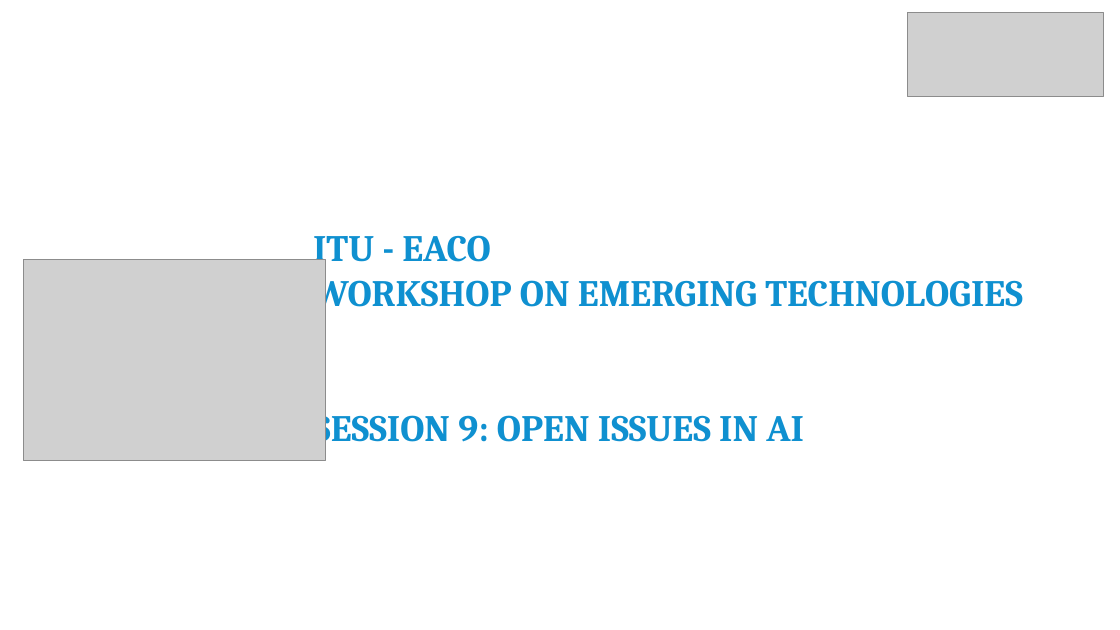
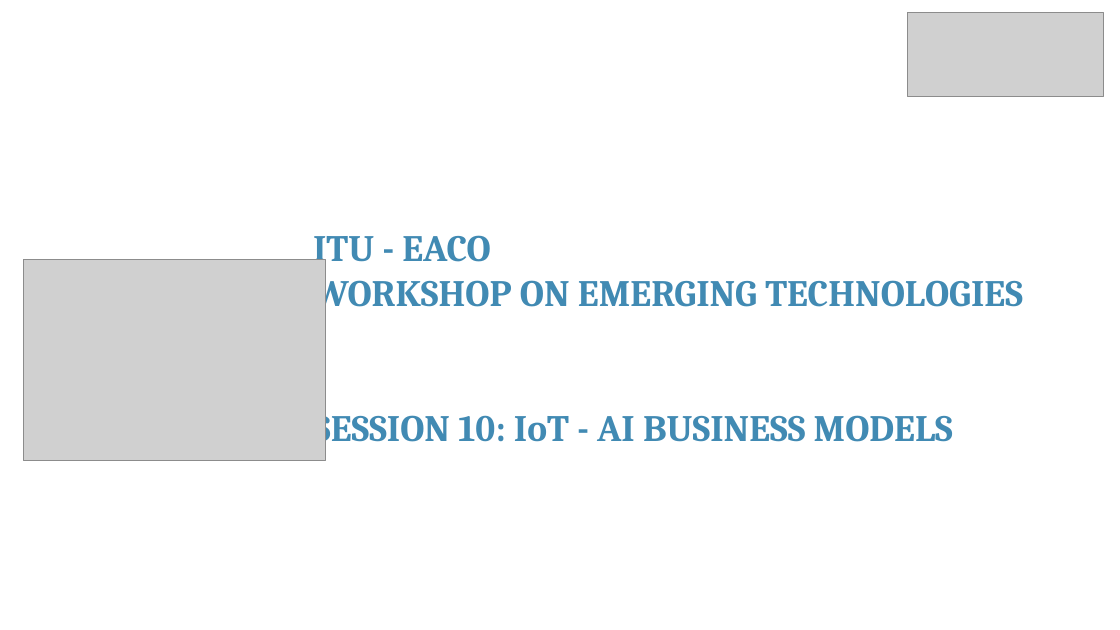
Before and after one commit to franckalbinet/itu-eaco-zanzibar-12-2018, a slide deck: slide 1 of presentations/session-11-business-models-iot-ai.pptx. Drawn at 1120x630 pixels with LibreOffice and Linux fonts; fonts in the diff are those of the drawing; grey boxes stand for pictures; background and template pictures are left out. Boxes give left, top, right and bottom in pixels: in the first picture for what was removed or moved away, otherwise in the second. Text is boxed around its words. In the diff, an @@ line names an element or a change of style, - is before the commit and + after.

Commit message:
clean session-4 layout + enablers and challenges

```diff
--- a/presentations/session-11-business-models-iot-ai.pptx
+++ b/presentations/session-11-business-models-iot-ai.pptx
@@ text at (x1=313, y1=235, x2=1023, y2=315): text colour #0F90D0 to #418AB3 in "ITU - EACO", "WORKSHOP ON EMERGING TECHNOLOGIES" @@
@@ text at (x1=313, y1=406, x2=953, y2=450): text changed; text colour #0F90D0 to #418AB3 @@
-SESSION 9: OPEN ISSUES IN AI
+SESSION 10: IoT - AI BUSINESS MODELS
```
Also in this commit, not shown: 1 slide added, 10 slides removed, 2 other files.
